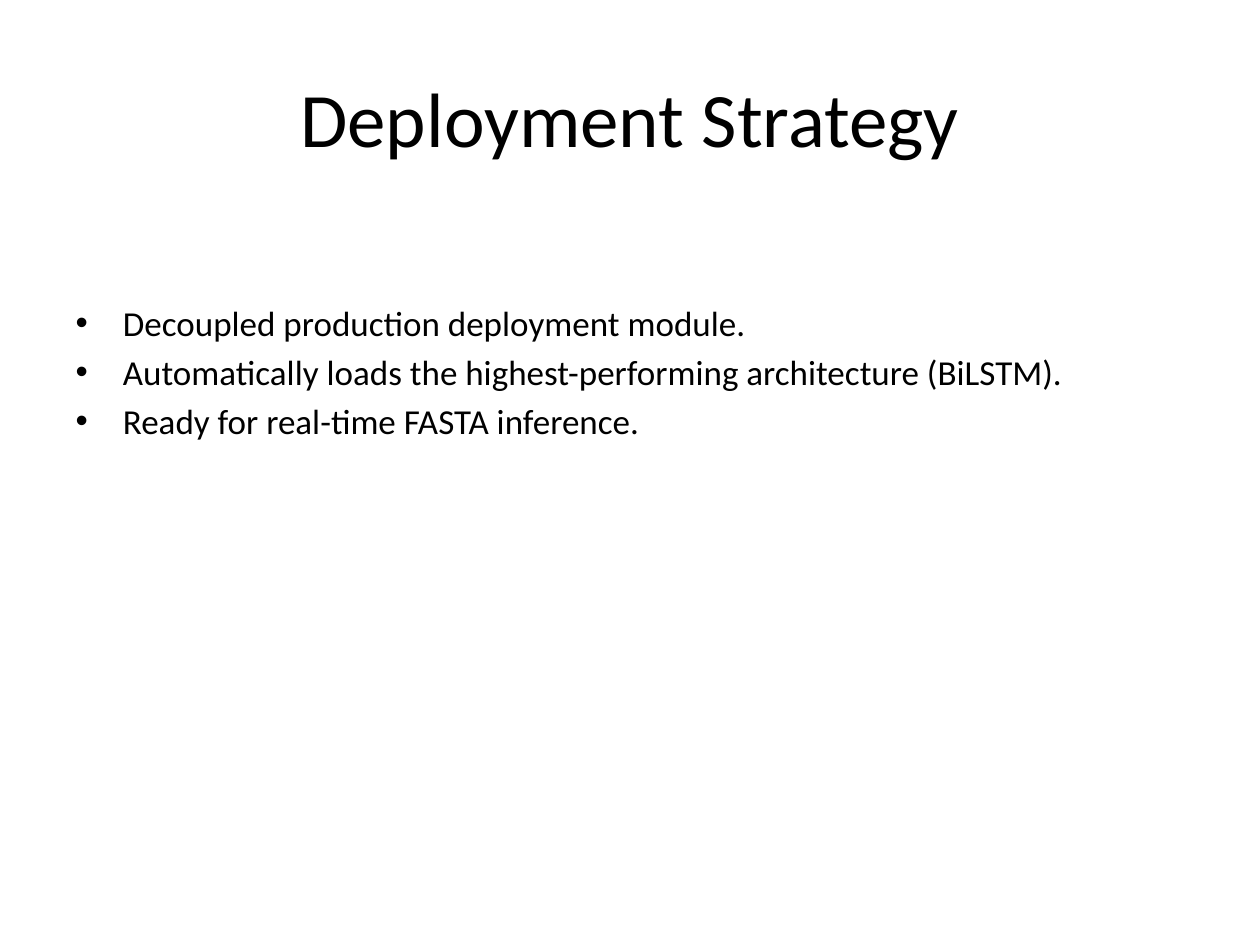
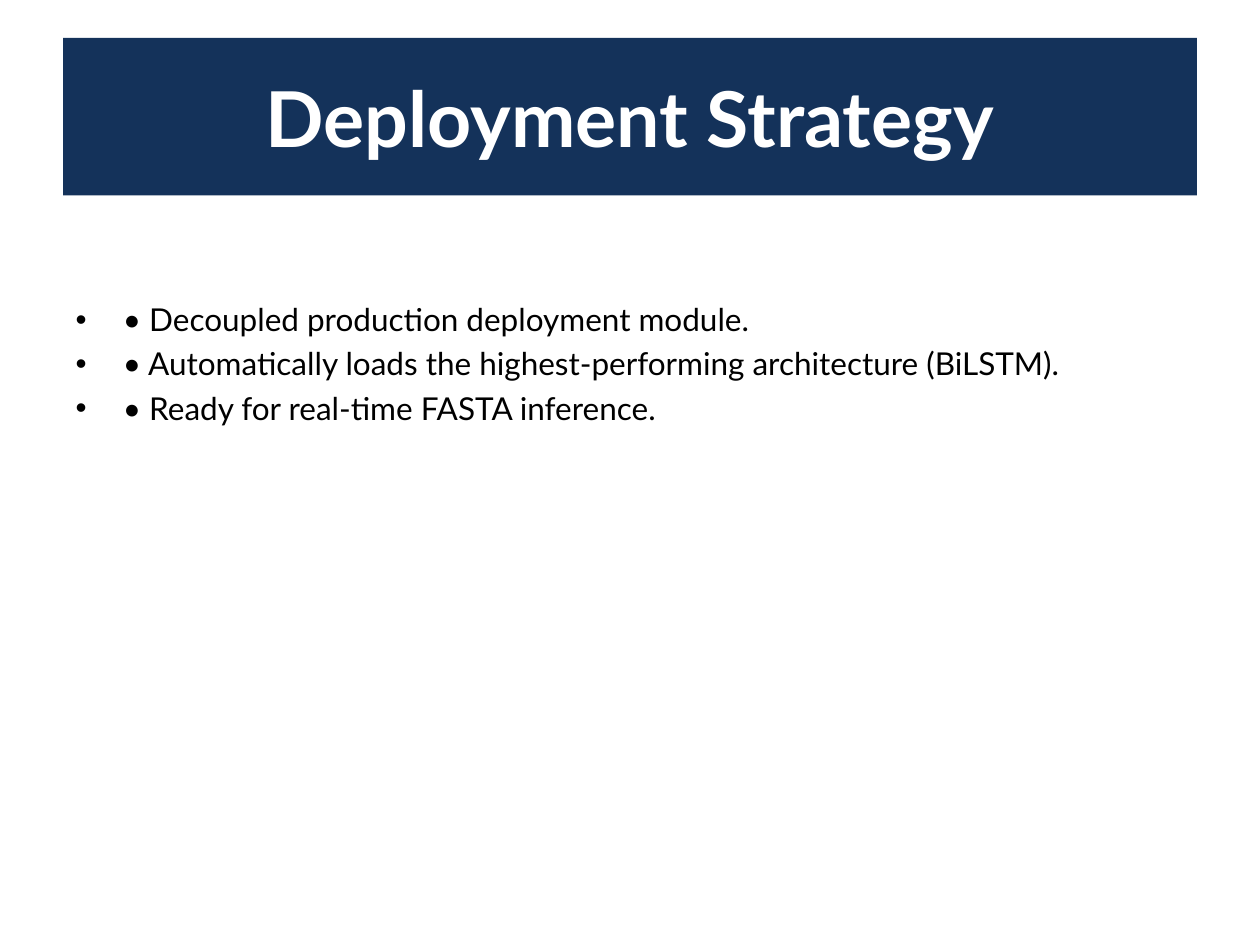
Before and after one commit to JNagawa/HIV_subtype_classifier_DeepLearning, a slide deck: slide 14 of reports/presentation.pptx. Drawn at 1260x945 pixels with LibreOffice and Linux fonts; fonts in the diff are those of the drawing. Boxes give left, top, right and bottom in pixels: in the first picture for what was removed or moved away, otherwise in the second. Text is boxed around its words. In the diff, an @@ line names an element or a change of style, - is before the commit and + after.

Commit message:
Apply premium dark blue styling, bold headers, and clean font sizing across the presentation

```diff
--- a/reports/presentation.pptx
+++ b/reports/presentation.pptx
@@ title "Deployment Strategy": place and size @@
-title "Deployment Strategy" at [300,93,959,161]
+title "Deployment Strategy" at [63,38,1197,195]
@@ title "Deployment Strategy" at [63,38,1197,195]: font Calibri to Lato, text colour #000000 to #FFFFFF, bold on; fill none to #14325A @@
@@ text at [148,307,1059,426]: text changed; size 20 to 18 pt; font Calibri to Lato @@
-• Decoupled production deployment module.
-• Automatically loads the highest-performing architecture (BiLSTM).
-• Ready for real-time FASTA inference.
+• • Decoupled production deployment module.
+• • Automatically loads the highest-performing architecture (BiLSTM).
+• • Ready for real-time FASTA inference.
```
Also in this commit, not shown: 14 other slides changed, 1 other file.
